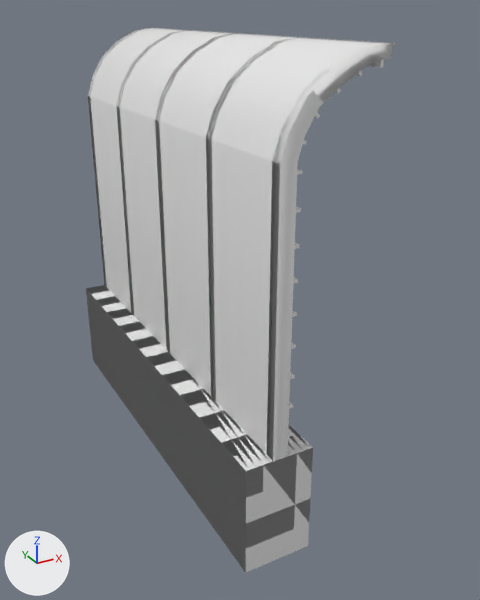
An edit to the FBX model models/roleplayprops/furniture/alexprops/track_fence/track_fence.fbx, drawn before and after from the same camera.
One viewpoint serves both versions: a camera (50 mm lens) standing at (-0.87, -2.46, 1.87) and looking at (0.4, -0.16, 0.72). The axes (+X, +Y, +Z) are drawn at lower left. The lights are the same throughout. Where no turn or scale is listed for an object, it has been applied to the vertices.
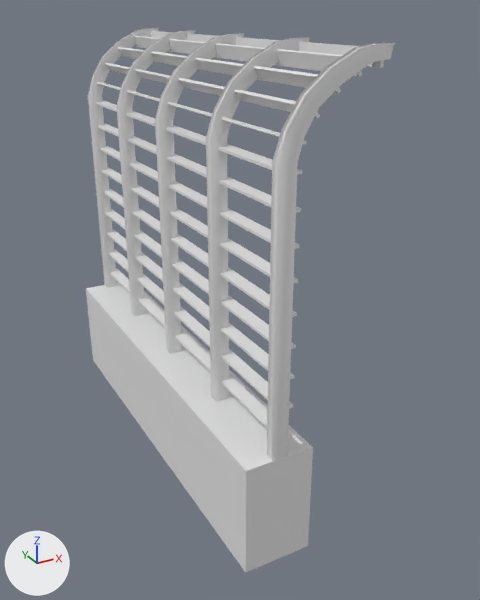
Pixel boxes [x1, y1, x2, y2] of what changed, in the pictures (480 x 600 px):
'Cube.021', deleted
    before: [88, 96, 280, 458]
'Cube.020', deleted
    before: [86, 285, 313, 573]
'Cube.022', deleted
    before: [90, 28, 395, 164]
'Cube', unchanged, uncovered by the edit
    after: [86, 282, 313, 573]
'Cube.003', unchanged, uncovered by the edit
    before: [206, 39, 289, 401]
    after: [206, 37, 310, 401]
'Cube.001', unchanged, uncovered by the edit
    before: [155, 34, 233, 353]
    after: [155, 33, 245, 354]
'Cube.002', unchanged, uncovered by the edit
    before: [117, 30, 194, 315]
    after: [117, 30, 195, 316]

What the commit changed:
Object 'Cube.021' (ob_cube_021) is deleted.
Object 'Cube.020' (ob_cube_020) is deleted.
Object 'Cube.022' (ob_cube_022) is deleted.
